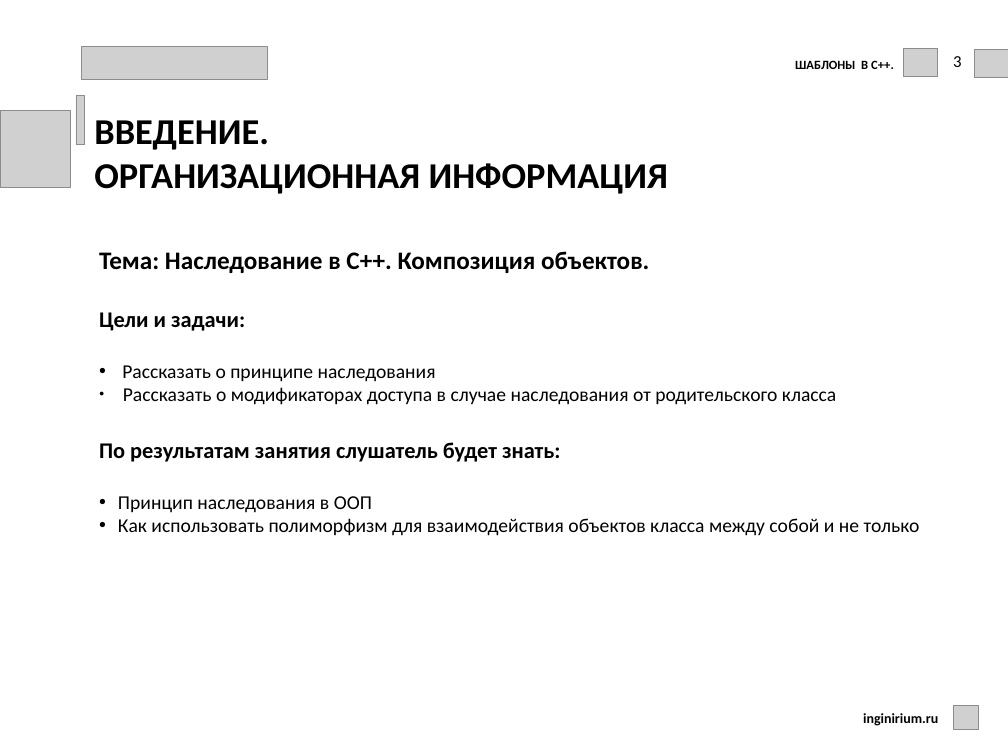
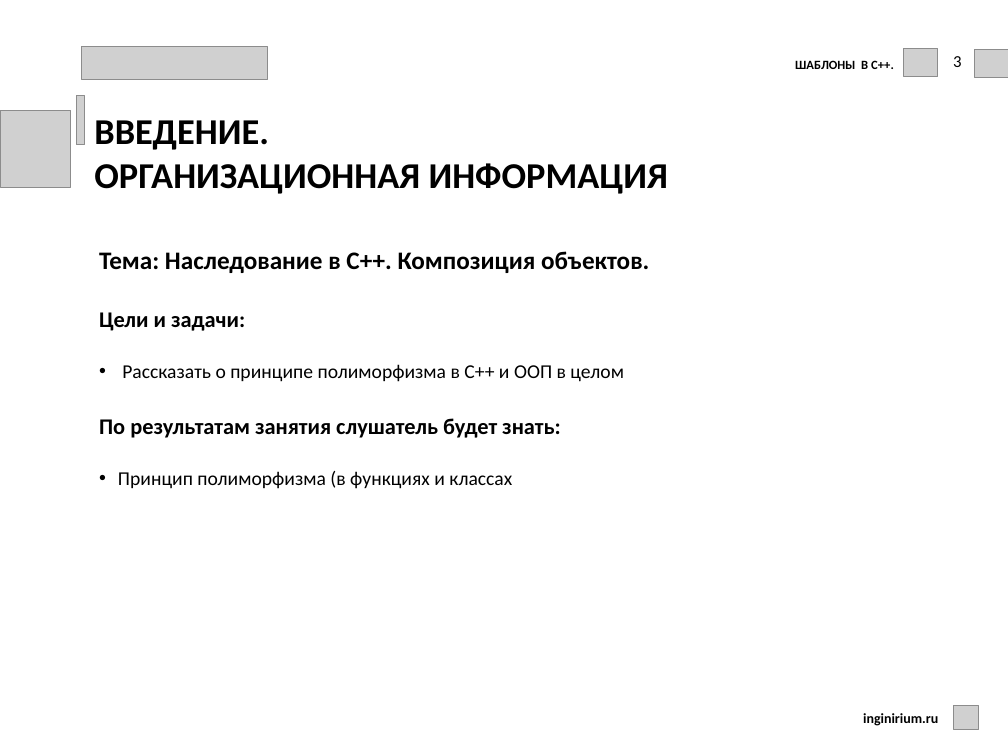
Before and after one commit to kprmk/Cpp, a slide deck: slide 3 of lessons_I/9-11/les_10/les_10_templates.pptx. Drawn at 1008x756 pixels with LibreOffice and Linux fonts; fonts in the diff are those of the drawing; grey boxes stand for pictures; background and template pictures are left out. Boxes give left, top, right and bottom in pixels: in the first picture for what was removed or moved away, otherwise in the second. Text is boxed around its words. In the diff, an @@ line names an element or a change of style, - is before the commit and + after.

```diff
--- a/lessons_I/9-11/les_10/les_10_templates.pptx
+++ b/lessons_I/9-11/les_10/les_10_templates.pptx
@@ text at bbox=[122, 364, 624, 382]: text changed @@
-• Рассказать о принципе наследования
-● Рассказать о модификаторах доступа в случае наследования от родительского класса
+• Рассказать о принципе полиморфизма в С++ и ООП в целом
@@ text at bbox=[118, 471, 512, 489]: text changed @@
-• Принцип наследования в ООП
-• Как использовать полиморфизм для взаимодействия объектов класса между собой и не только
+• Принцип полиморфизма (в функциях и классах
```
Also in this commit, not shown: 13 other slides changed, 1 slide added, 2 slides removed, 45 other files.
